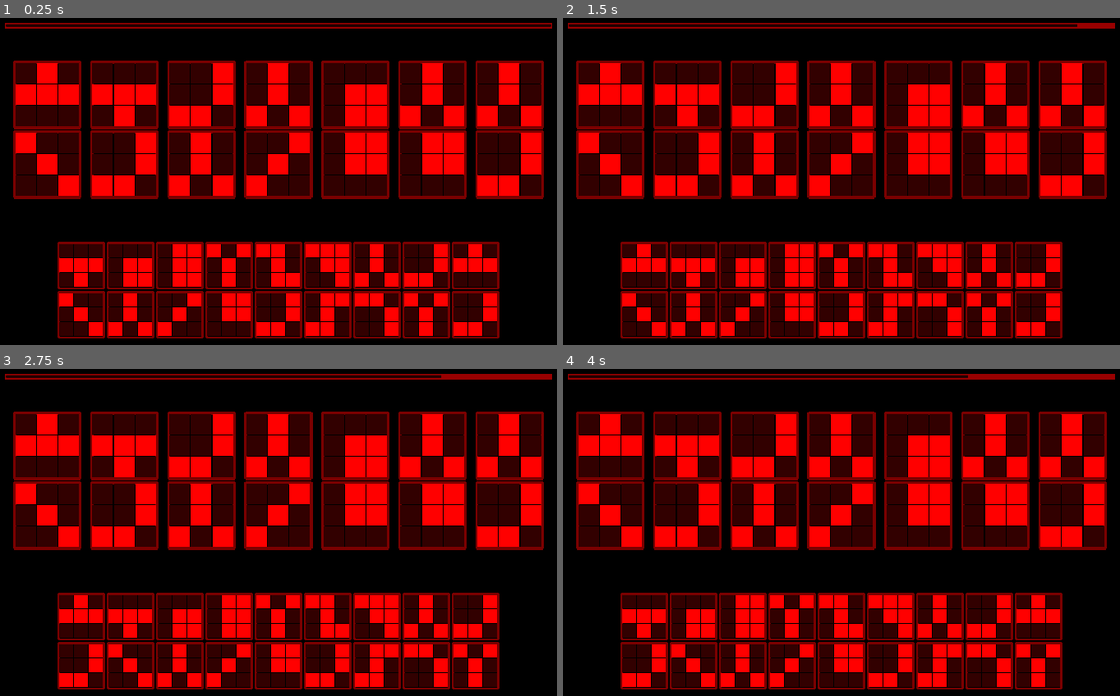
Above: before the commit, frames 1-4 (two rows, left to right).
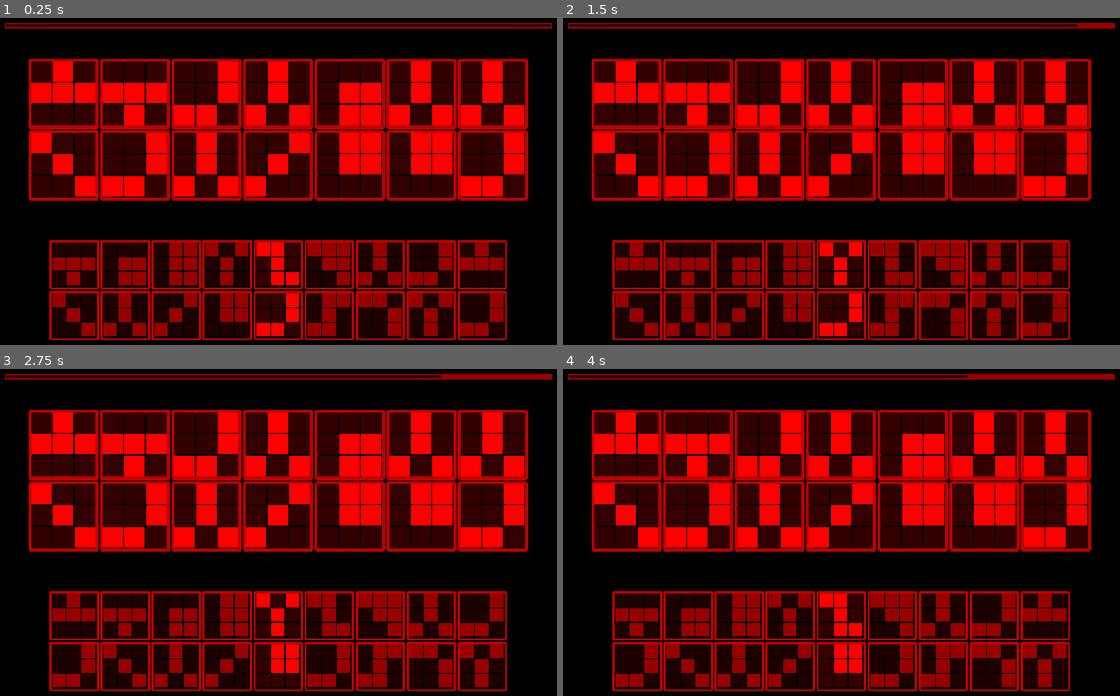
Above: after the commit, the same moments.

Repository: abarichello/gamine
Game: Godot game, scene res://scenes/Main.tscn
Same seed, same stepped clock (60 frames per second), same inputs: the game is played once before the commit and once after it.
Inputs:
- Up to frame 1 (0.25 s): no input
- Up to frame 2 (1.5 s): tap Enter (ui_accept) at 0.5, 1.35 s; hold Right (ui_right) 0.53-1.28 s; hold Enter (ui_accept) 0.53-1.28 s; hold Down (ui_down) from 1.28 s (still down)
- Up to frame 3 (2.75 s): tap Enter (ui_accept) at 1.52, 1.82, 2 s; release Down (ui_down) at 2.03 s; hold Right (ui_right) from 2.03 s (still down); hold Enter (ui_accept) from 2.03 s (still down)
- Up to frame 4 (4 s): release Right (ui_right) at 2.78 s; release Enter (ui_accept) at 2.78 s; hold Up (ui_up) 2.78-3.53 s; tap Enter (ui_accept) at 2.85, 3.02, 3.32, 3.5 s; hold Left (ui_left) from 3.53 s (still down); hold Enter (ui_accept) from 3.53 s (still down)

The runs differ from the first frame. In frame 1, 38% of the frame differs, in the area x 2-98%, y 12-99%; in frame 2, 38%; in frame 3, 38%; in frame 4, 38%.

Commit message:
Highlight and Lowlight

Diff:
--- a/game/scenes/Game.tscn
+++ b/game/scenes/Game.tscn
@@ -189,7 +189,6 @@
 mouse_default_cursor_shape = 0
 size_flags_horizontal = 0
 size_flags_vertical = 0
-custom_constants/separation = 25
 alignment = 0
 _sections_unfolded = [ "Anchor", "Focus", "Grow Direction", "Hint", "Margin", "Material", "Mouse", "Pause", "Rect", "Size Flags", "Theme", "Visibility", "custom_constants" ]
 
@@ -207,7 +206,6 @@
 mouse_default_cursor_shape = 0
 size_flags_horizontal = 1
 size_flags_vertical = 1
-custom_constants/separation = 25
 alignment = 0
 _sections_unfolded = [ "Anchor", "Focus", "Grow Direction", "Hint", "Margin", "Material", "Mouse", "Pause", "Rect", "Size Flags", "Theme", "Visibility", "custom_constants" ]
 
--- a/game/scenes/Piece.tscn
+++ b/game/scenes/Piece.tscn
@@ -32,11 +32,11 @@
 anchor_top = 0.0
 anchor_right = 0.0
 anchor_bottom = 0.0
-margin_left = 6.0
-margin_top = 6.0
-margin_right = 114.0
-margin_bottom = 114.0
-rect_pivot_offset = Vector2( 0, 0 )
+margin_left = 8.0
+margin_top = 7.0
+margin_right = 116.0
+margin_bottom = 115.0
+rect_pivot_offset = Vector2( 54, 54 )
 rect_clip_content = false
 mouse_filter = 2
 mouse_default_cursor_shape = 0
--- a/game/scripts/GLOBALS.gd
+++ b/game/scripts/GLOBALS.gd
@@ -6,8 +6,10 @@
 const FERGUS_THEME = [Color(1, 0, 0), Color()]
 const WYATT_THEME = [Color(0, 1, 0), Color()]
 const STRASSE_THEME = [Color(1, 0.56, 0), Color()]
-const HIGHLIGHT = Color(0.1, 0.1, 0.1)
+const HIGHLIGHT = Color(1, 1, 1)
+const LOWLIGHT = Color(0.6, 0.6, 0.6)
 
+# Themes
 var theme_index = 0
 var CURRENT_THEME = self.THEMES[self.theme_index][0]
 const THEMES = [FERGUS_THEME, WYATT_THEME, STRASSE_THEME]
--- a/game/scripts/Game.gd
+++ b/game/scripts/Game.gd
@@ -4,6 +4,13 @@
 
 func _ready():
     self.modulate = global.CURRENT_THEME
+
+    for element in $"3/Answers/UpperSelect".get_children():
+        element.lowlight()
+    for element in $"3/Answers/LowerSelect".get_children():
+        element.lowlight()
+    $"3/Answers/UpperSelect".get_child(4).highlight()
+    $"3/Answers/LowerSelect".get_child(4).highlight()
 
 func _process(delta):
     $"1/ProgressBar".value = float($Timeleft.time_left)
@@ -16,14 +23,18 @@
         if event.is_action_pressed("ui_left"):
             if $Data.selecting_upper:
                 Upper.move_child(Upper.get_child(0), Upper.get_child_count() - 1)
+                highlight_center_piece(global.UPPER_SELECT)
             else:
                 Lower.move_child(Lower.get_child(0), Lower.get_child_count() - 1)
+                highlight_center_piece(global.LOWER_SELECT)
 
         if event.is_action_pressed("ui_right"):
             if $Data.selecting_upper:
                 Upper.move_child(Upper.get_child(Upper.get_child_count() - 1), 0)
+                highlight_center_piece(global.UPPER_SELECT)
             else:
                 Lower.move_child(Lower.get_child(Lower.get_child_count() - 1), 0)
+                highlight_center_piece(global.LOWER_SELECT)
 
         if event.is_action_pressed("ui_up"):
             $Data.selecting_upper = true
@@ -40,16 +51,19 @@
     var down_ok = int(get_node(global.LOWER_SELECT).get_child(4).id) == $Data.lower_row[$Data.level]
 
     if up_ok and down_ok:
-        $Data.level += 1
-        $Timeleft.start()
-        print($Data.level)
+        level_up()
     else:
         print("WRONG")
 
-func highlight_piece(path):
-    get_node(path).get_child(3).self_modulate = global.HIGHLIGHT
-    get_node(path).get_child(4).self_modulate = global.HIGHLIGHT
-    get_node(path).get_child(5).self_modulate = global.HIGHLIGHT
+func level_up():
+    $Data.level += 1
+    $Timeleft.start()
+    print($Data.level)
+
+func highlight_center_piece(path):
+    get_node(path).get_child(3).lowlight()
+    get_node(path).get_child(4).highlight()
+    get_node(path).get_child(5).lowlight()
 
 # --- Timers ---
 
--- a/game/scripts/Piece.gd
+++ b/game/scripts/Piece.gd
@@ -1,8 +1,9 @@
 extends Control
 
 const OFF_COLOR = Color(0.2, 0.2, 0.2)
-const padding = 20
+const padding = 25
 
+onready var global = get_node("/root/Main/GLOBALS")
 export (PackedScene) var Bit
 var serial
 var id
@@ -10,9 +11,9 @@
 func setup(id, size):
     self.id = id
     self.serial = get_serial(id)
+
     self.rect_min_size = Vector2(size * 3 + padding, size * 3 + padding)
-
-    rect_pivot_offset = rect_min_size / 2
+    self.rect_pivot_offset = rect_min_size / 2
 
     for i in range(0, serial.length()):
         var bit = Bit.instance()
@@ -44,3 +45,9 @@
         16: sr = "011010110"
         17: sr = "011011000"
     return sr
+
+func highlight():
+    $Grid.modulate = global.HIGHLIGHT
+
+func lowlight():
+    $Grid.modulate = global.LOWLIGHT
Binary file changed: game/resources/textures/frame.png
Not shown, changed: game/resources/textures/frame.png.import
